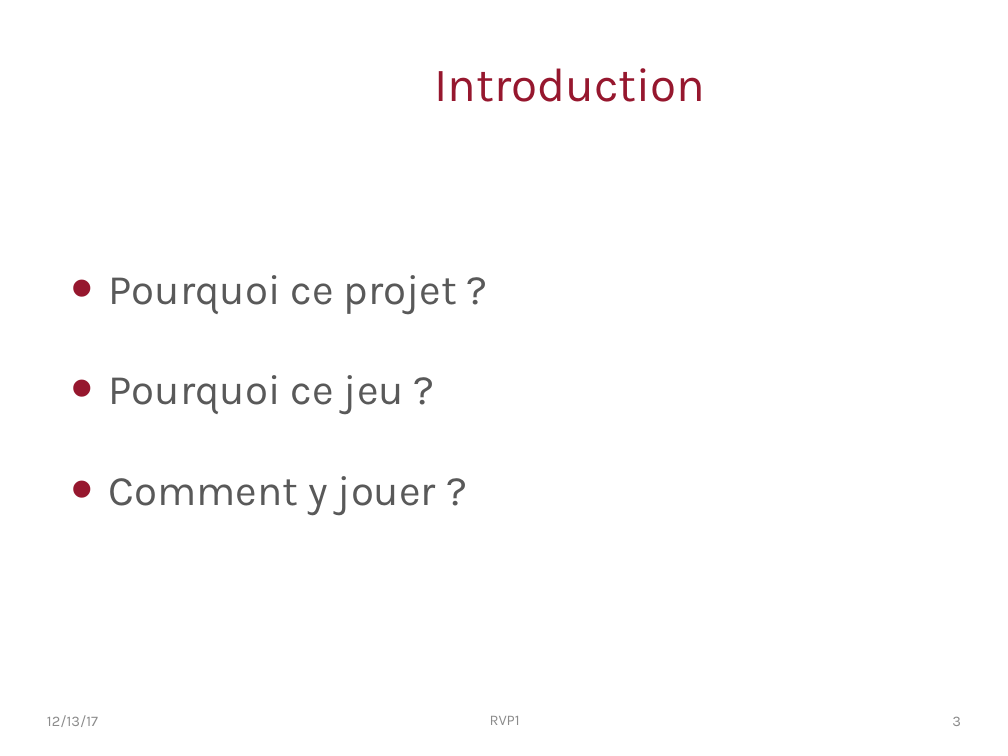
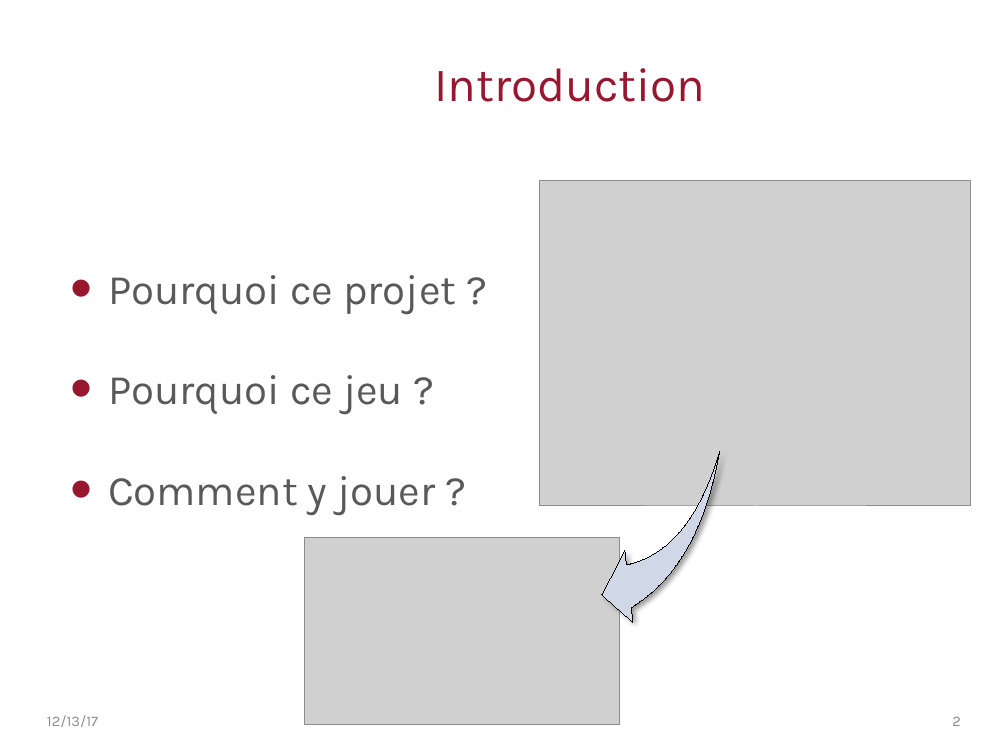
Before and after one commit to PingouinsECL/documents, a slide deck: slide 2 of RVP1.pptx (slide 3 before the commit). Drawn at 1008x756 pixels with LibreOffice and Linux fonts; fonts in the diff are those of the drawing; grey boxes stand for pictures; background and template pictures are left out. Boxes give left, top, right and bottom in pixels: in the first picture for what was removed or moved away, otherwise in the second. Text is boxed around its words. In the diff, an @@ line names an element or a change of style, - is before the commit and + after.

```diff
--- a/RVP1.pptx
+++ b/RVP1.pptx
@@ picture added at (x1=540, y1=180, x2=971, y2=506) @@
@@ swoosh arrow added at (x1=602, y1=452, x2=720, y2=622), fill #D0D8E8, outline #000000 0.75 pt @@
@@ picture added at (x1=304, y1=537, x2=619, y2=725) @@
@@ page number at (x1=952, y1=717, x2=961, y2=726): text changed @@
-3
+2
```
Also in this commit, not shown: 4 other slides changed, 4 slides added.
